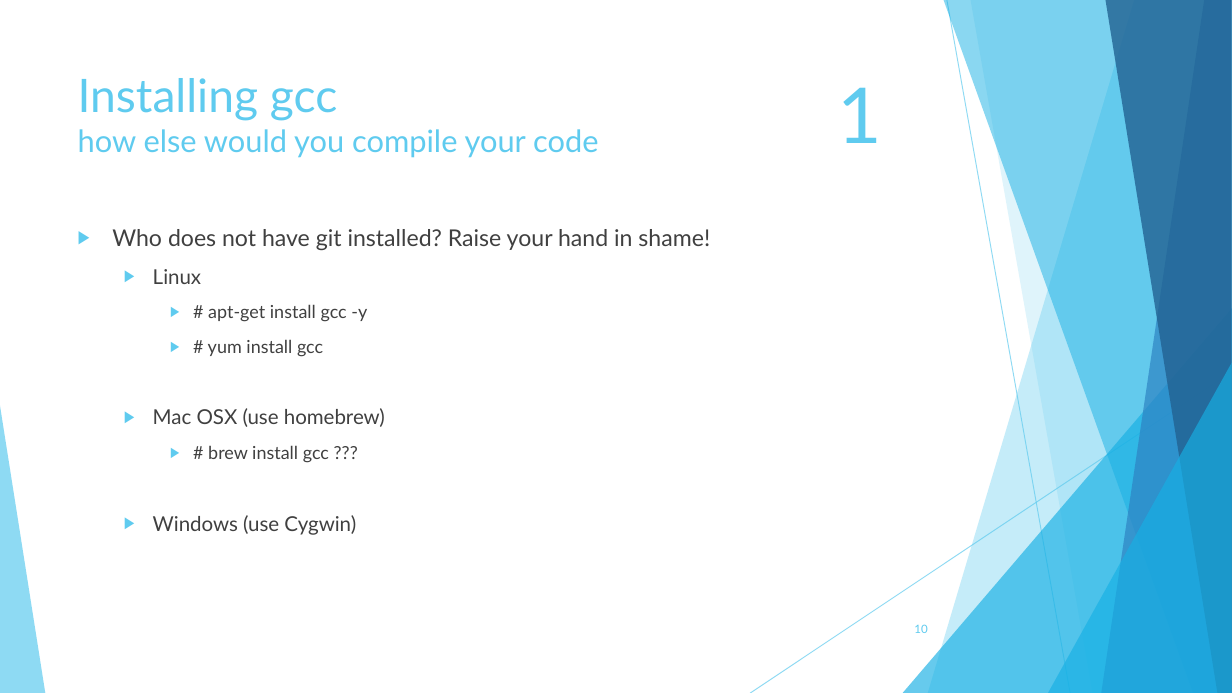
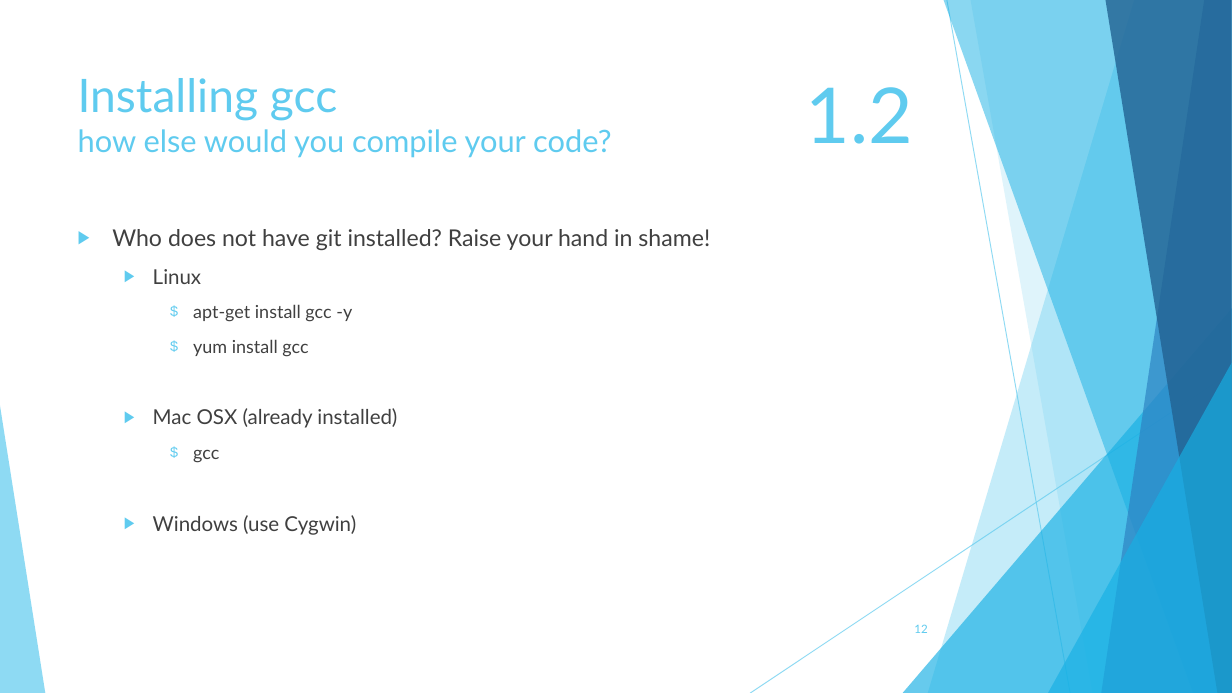
Before and after one commit to TechplexEngineer/GitCheatSheet, a slide deck: slide 12 of ppt/Getting started with GIT.pptx (slide 10 before the commit). Drawn at 1232x693 pixels with LibreOffice and Linux fonts; fonts in the diff are those of the drawing. Boxes give left, top, right and bottom in pixels: in the first picture for what was removed or moved away, otherwise in the second. Text is boxed around its words. In the diff, an @@ line names an element or a change of style, - is before the commit and + after.

```diff
--- a/ppt/Getting started with GIT.pptx
+++ b/ppt/Getting started with GIT.pptx
@@ title at [78,78,611,158]: text changed @@
-Installing gcc
-how else would you compile your code
+Installing gcc
+how else would you compile your code?
@@ text at [806,87,914,144]: text changed @@
-1
+1.2
@@ text at [153,304,397,463]: text changed @@
-    ▶ # apt-get install gcc -y
-    ▶ # yum install gcc
-  ▶ Mac OSX (use homebrew)
-    ▶ # brew install gcc ???
+    $ apt-get install gcc -y
+    $ yum install gcc
+  ▶ Mac OSX (already installed)
+    $ gcc
@@ page number at [914,624,927,633]: text changed @@
-10
+12
```
Also in this commit, not shown: 11 other slides changed, 11 slides added, 2 slides removed.
